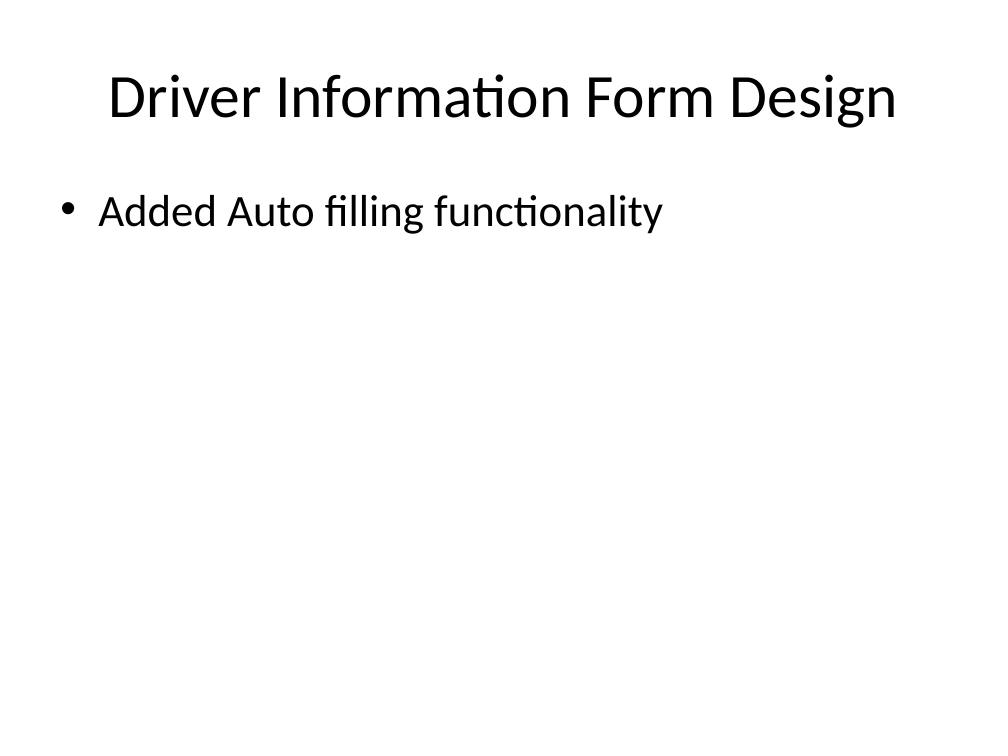
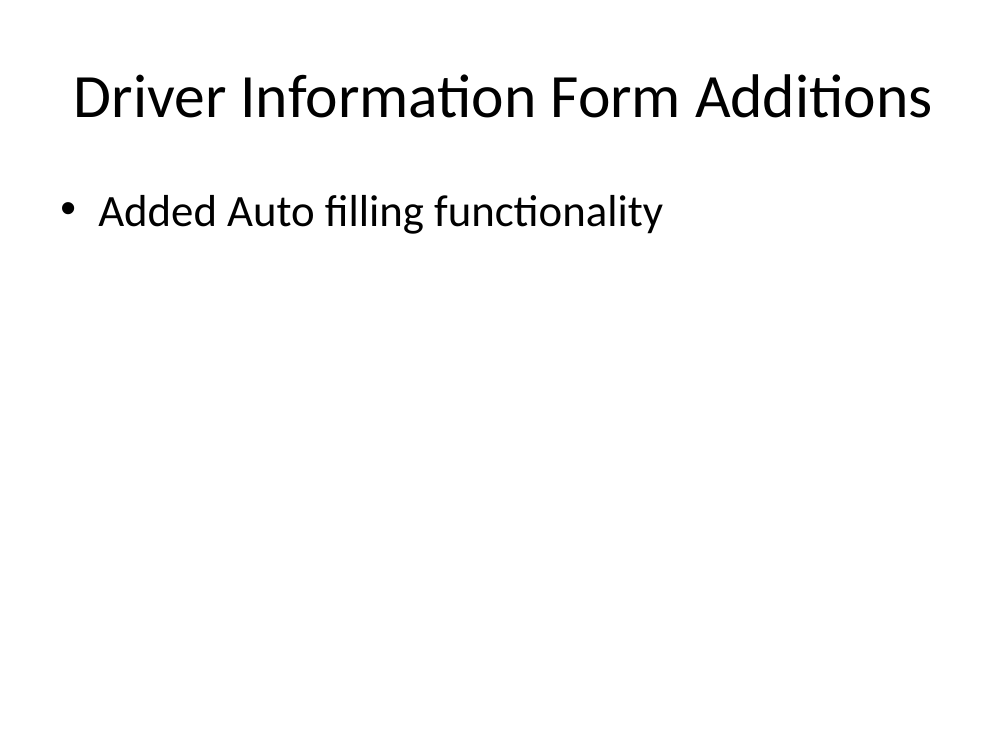
Before and after one commit to telepresencebot2/Transportation-For-Visually-Impaired, a slide deck: slide 10 of Cycle2DOC/CycleTwoPresentation.pptx. Drawn at 1008x756 pixels with LibreOffice and Linux fonts; fonts in the diff are those of the drawing; background and template pictures are left out. Boxes give left, top, right and bottom in pixels: in the first picture for what was removed or moved away, otherwise in the second. Text is boxed around its words. In the diff, an @@ line names an element or a change of style, - is before the commit and + after.

```diff
--- a/Cycle2DOC/CycleTwoPresentation.pptx
+++ b/Cycle2DOC/CycleTwoPresentation.pptx
@@ title at [74, 74, 933, 118]: text changed @@
-Driver Information Form Design
+Driver Information Form Additions
```
Also in this commit, not shown: 2 other slides changed, 1 slide added, 6 other files.
